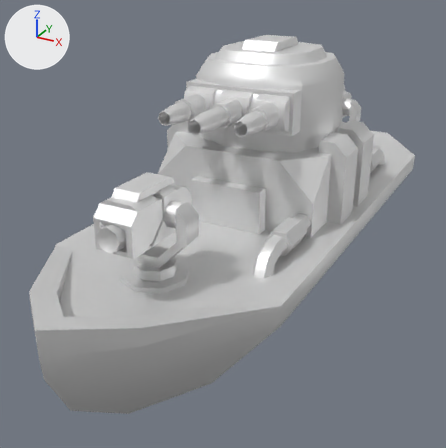
An edit to the glTF model glb/armcrus.glb, drawn before and after from the same camera.
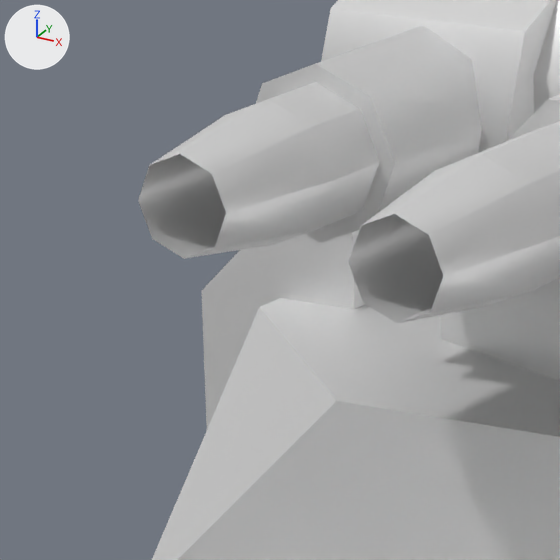
The first picture shows the older version from a 50 mm camera at (46.8, -102.7, 47.9) aimed at (-4.5, -9.3, 1.3). The close-ups show the older and then the newer version on the part from 31% to 49% of the width and 20% to 38% of the height of that picture. Only the edits that show in the close-ups are written down. Every picture has the same lights, and +X, +Y and +Z are marked at upper left.

Objects in the first close-up: 'barrel2', 'barrel3', 'base', 'sleeve', 'turret'.
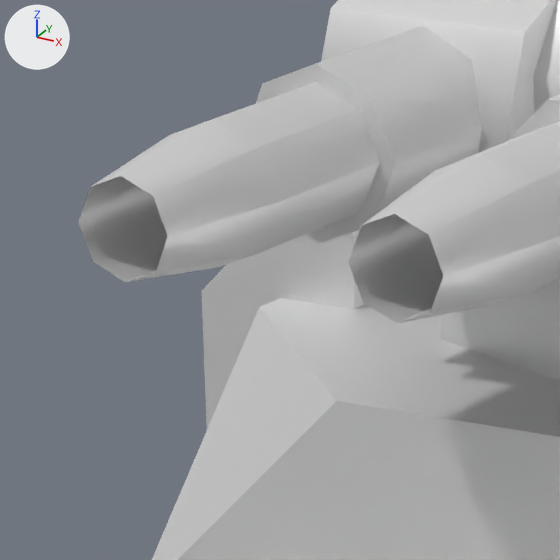
What differs and where, as boxes (x1, y1, x2, y2) in the close-ups (560 x 560 px):
```json
{"object": "barrel3", "change": "moved", "before": [138, 82, 379, 259], "after": [79, 82, 379, 282]}
```

Edits to the scene script, one JSON object a line:
```json
{"op": "set", "path": "ob_barrel3.location", "old": "(-6.687, -8.676, -0.286)", "new": "(-6.687, -10.92, -0.286)"}
```
